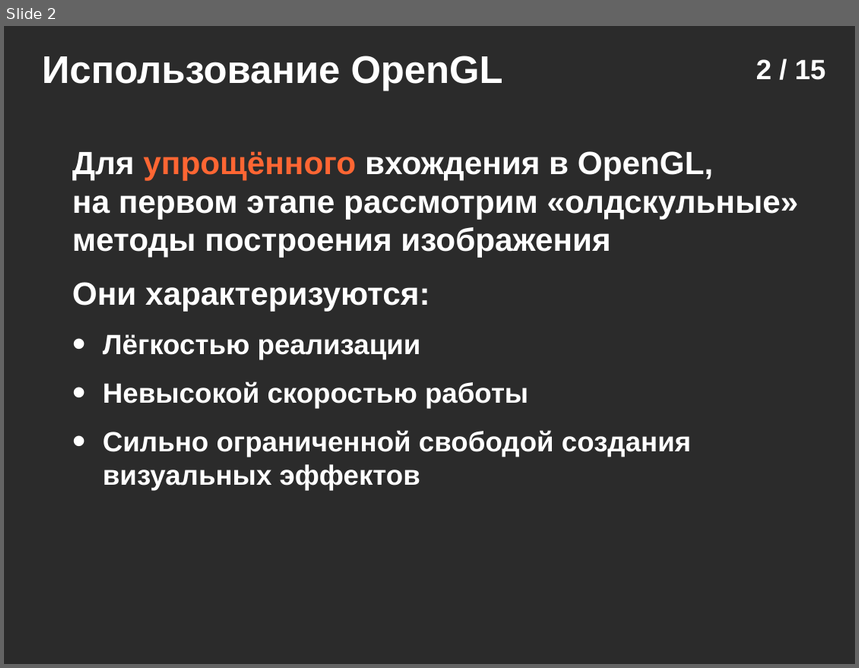
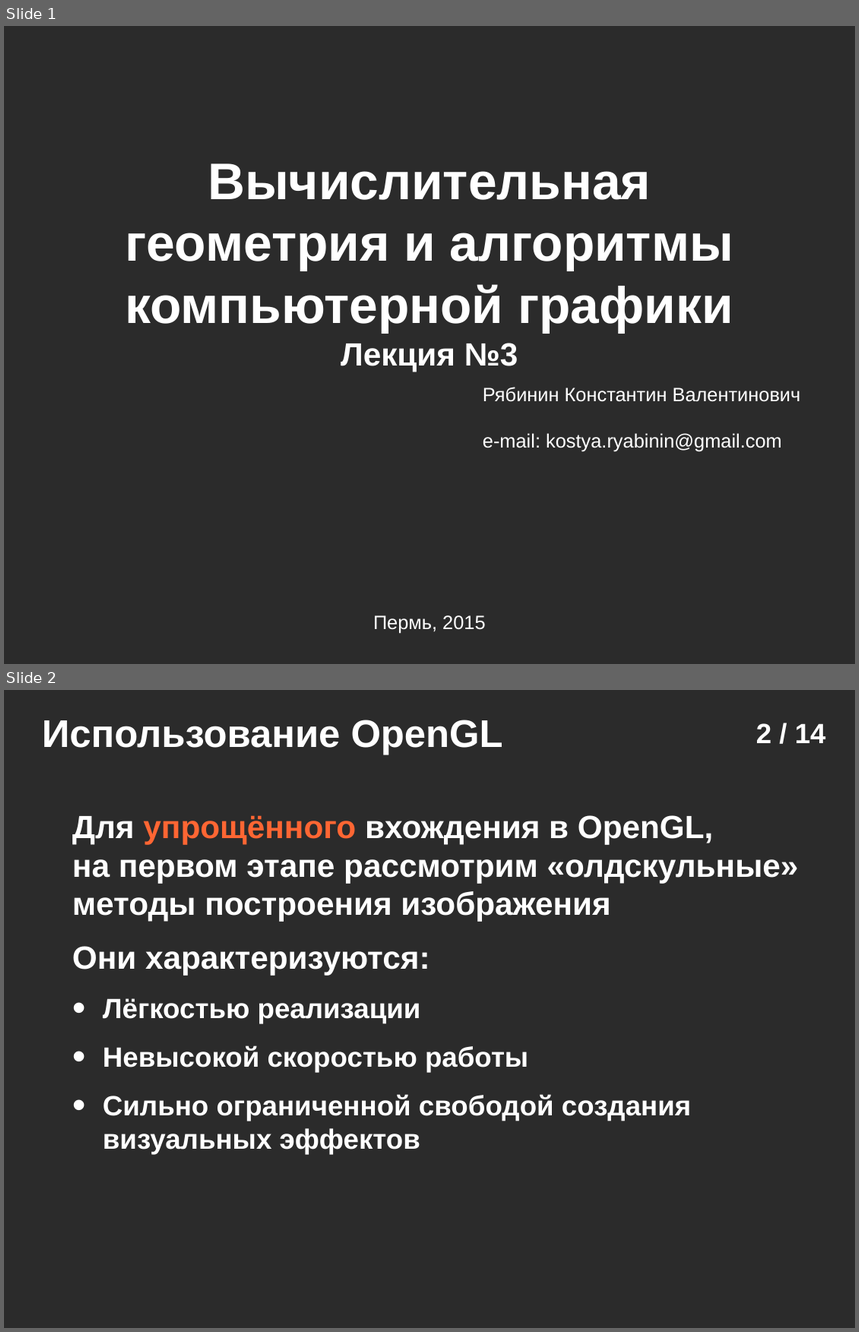
Before and after one commit to icosaeder/cg-lect, a slide deck: Лекции/Лекция 3/Лекция №3.odp. Shown one above the other, each under a label of ours: slide 2 before the commit, slides 1 and 2 after it. The pictures are 859x668 and 859x1332 pixels, drawn with LibreOffice and Linux fonts; fonts in the diff are those of the drawing; background and template pictures are left out; a plain dark background stands for a picture behind light text. Boxes give left, top, right and bottom in pixels: in the first picture for what was removed or moved away, otherwise in the second. Text is boxed around its words. In the diff, an @@ line names an element or a change of style, - is before the commit and + after.

```diff
--- a/Лекции/Лекция 3/Лекция №3.odp
+++ b/Лекции/Лекция 3/Лекция №3.odp
@@ slide 1 added at box(4, 26, 855, 664), background picture (left out) @@
@@ text added at box(125, 164, 734, 372), 48 pt, text #FFFFFF, bold @@
+Вычислительная геометрия и алгоритмы компьютерной графики
+Лекция №3
@@ text added at box(483, 387, 801, 452), 18 pt, text #FFFFFF @@
+Рябинин Константин Валентинович
+e-mail: kostya.ryabinin@gmail.com
@@ text added at box(373, 616, 485, 633), 18 pt, text #FFFFFF @@
+Пермь, 2015
@@ page number at box(756, 723, 826, 743): text changed @@
-2 / 15
+2 / 14
```
Also in this commit, not shown: 2 slides removed, 8 other files.
